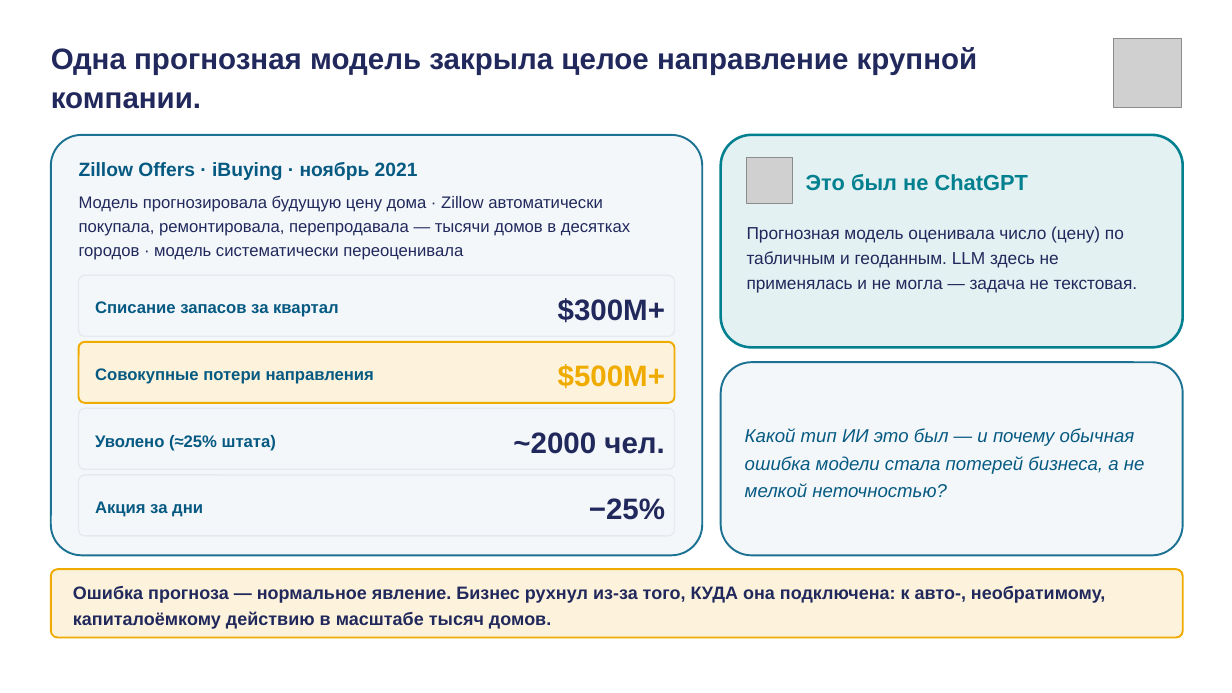
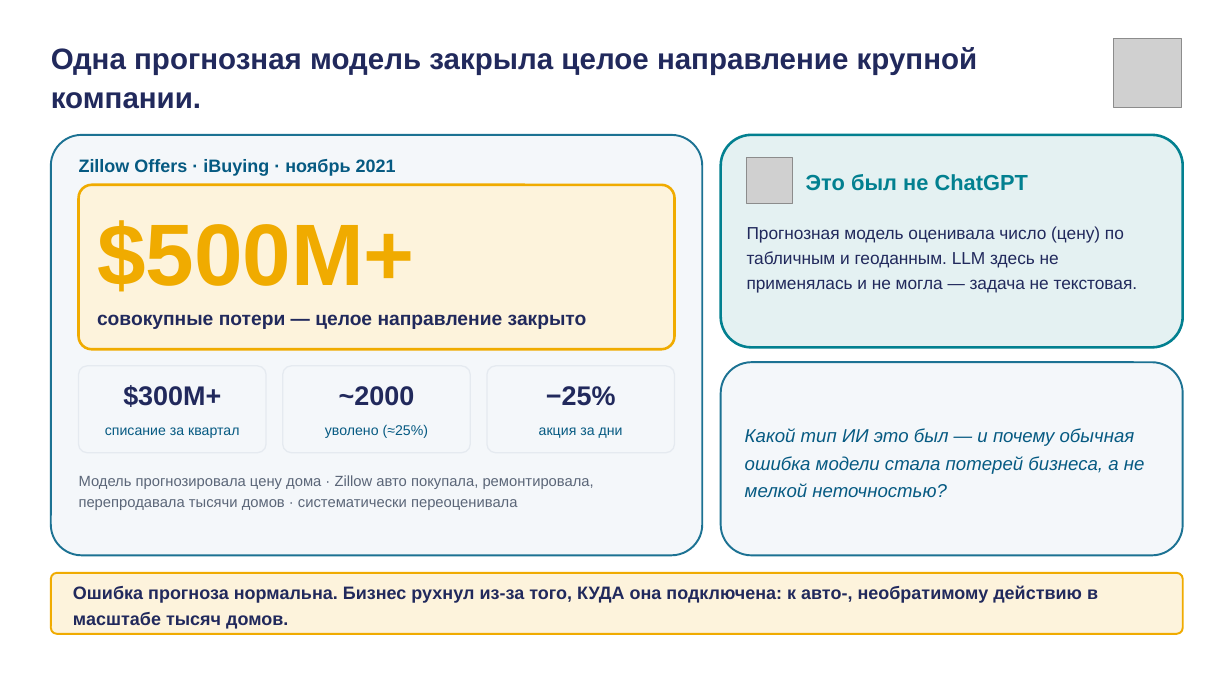
Before and after one commit to tellina-study/AI-usage-lessons, a slide deck: slide 1 of library/lectures/lec-05/rendered/lec-05.pptx. Drawn at 1232x693 pixels with LibreOffice and Linux fonts; fonts in the diff are those of the drawing; grey boxes stand for pictures. Boxes give left, top, right and bottom in pixels: in the first picture for what was removed or moved away, otherwise in the second. Text is boxed around its words. In the diff, an @@ line names an element or a change of style, - is before the commit and + after.

```diff
--- a/library/lectures/lec-05/rendered/lec-05.pptx
+++ b/library/lectures/lec-05/rendered/lec-05.pptx
@@ text "Zillow Offers · iBuying · ..." at bbox=[79, 159, 396, 176]: size 15 to 14 pt @@
@@ rounded rectangle: place and size @@
-rounded rectangle at bbox=[79, 275, 675, 336]
+rounded rectangle at bbox=[79, 185, 675, 349]
@@ rounded rectangle at bbox=[79, 185, 675, 349]: fill #F4F7FA to #FDF3DC; outline #E5EAF0 1 pt to #F0AB00 2 pt; proportions changed @@
@@ text "$500M+": place and size @@
-text "$500M+" at bbox=[558, 364, 665, 389]
+text "$500M+" at bbox=[97, 220, 415, 292]
@@ text "$500M+" at bbox=[97, 220, 415, 292]: size 23 to 68 pt; alignment right to left @@
@@ text at bbox=[97, 314, 587, 329]: text changed; size 13 to 15 pt; text colour #065A82 to #21295C @@
-Совокупные потери направления
+совокупные потери — целое направление закрыто
@@ rounded rectangle removed at bbox=[79, 342, 675, 403] @@
@@ rounded rectangle added at bbox=[79, 366, 266, 453], fill #F4F7FA, outline #E5EAF0 1 pt @@
@@ text "$300M+" at bbox=[123, 385, 221, 407]: size 23 to 21 pt; alignment right to centre @@
@@ text "$300M+": place and size @@
-text "$300M+" at bbox=[558, 298, 665, 323]
+text "$300M+" at bbox=[123, 385, 221, 407]
@@ rounded rectangle: place and size @@
-rounded rectangle at bbox=[79, 409, 675, 470]
+rounded rectangle at bbox=[283, 366, 470, 453]
@@ text at bbox=[339, 386, 415, 406]: text changed; size 23 to 21 pt @@
-~2000 чел.
+~2000
@@ rounded rectangle added at bbox=[487, 366, 675, 453], fill #F4F7FA, outline #E5EAF0 1 pt @@
@@ text "−25%": place and size @@
-text "−25%" at bbox=[589, 498, 665, 520]
+text "−25%" at bbox=[546, 386, 616, 406]
@@ text "−25%" at bbox=[546, 386, 616, 406]: size 23 to 21 pt; alignment right to centre @@
@@ text at bbox=[105, 427, 239, 438]: text changed; size 13 to 11 pt; bold off @@
-Списание запасов за квартал
+списание за квартал
@@ text at bbox=[325, 424, 428, 438]: text changed; size 13 to 11 pt; bold off @@
-Уволено (≈25% штата)
+уволено (≈25%)
@@ text at bbox=[539, 427, 623, 438]: text changed; size 13 to 11 pt; bold off @@
-Акция за дни
+акция за дни
@@ text at bbox=[79, 475, 594, 510]: text changed; size 13 to 11.5 pt; text colour #21295C to #5B6678 @@
-Модель прогнозировала будущую цену дома · Zillow автоматически покупала, ремонтировала, перепродавала — тысячи домов в десятках городов · модель систематически переоценивала
+Модель прогнозировала цену дома · Zillow авто покупала, ремонтировала, перепродавала тысячи домов · систематически переоценивала
@@ rounded rectangle removed at bbox=[79, 475, 675, 536] @@
@@ rounded rectangle: place and size @@
-rounded rectangle at bbox=[51, 569, 1183, 638]
+rounded rectangle at bbox=[51, 573, 1183, 634]
@@ text at bbox=[73, 585, 1098, 629]: text changed @@
-Ошибка прогноза — нормальное явление. Бизнес рухнул из-за того, КУДА она подключена: к авто-, необратимому, капиталоёмкому действию в масштабе тысяч домов.
+Ошибка прогноза нормальна. Бизнес рухнул из-за того, КУДА она подключена: к авто-, необратимому действию в масштабе тысяч домов.
```
Also in this commit, not shown: 16 other slides changed, 1 slide added, 1 slide removed, 35 other files.
